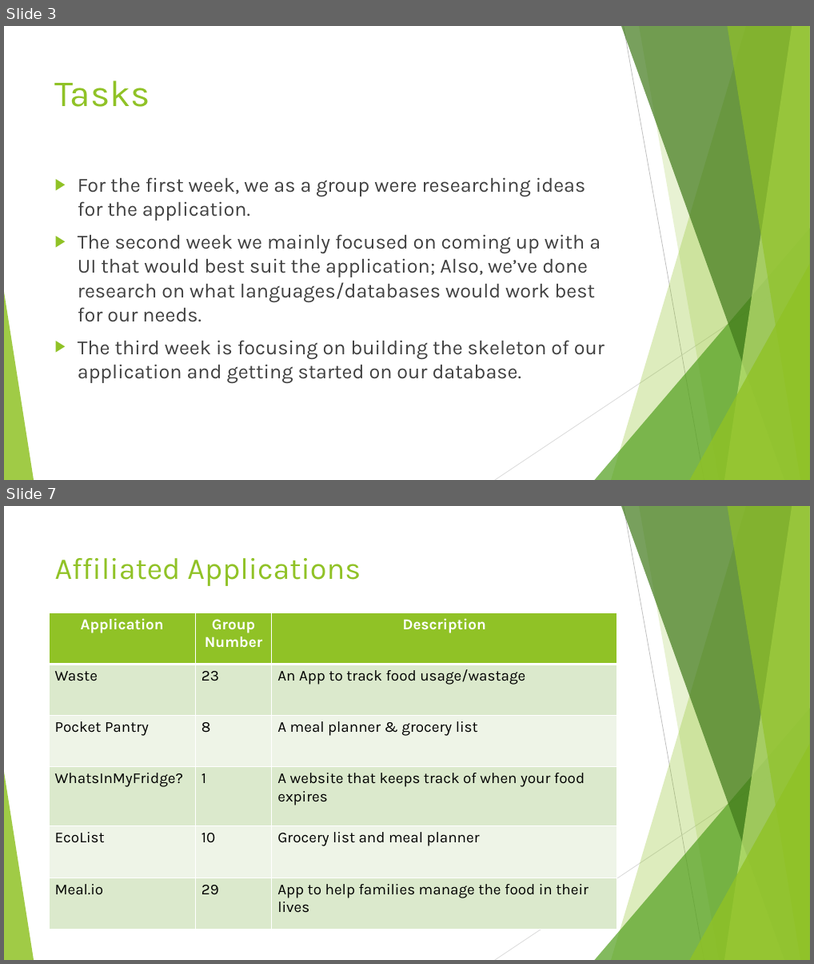
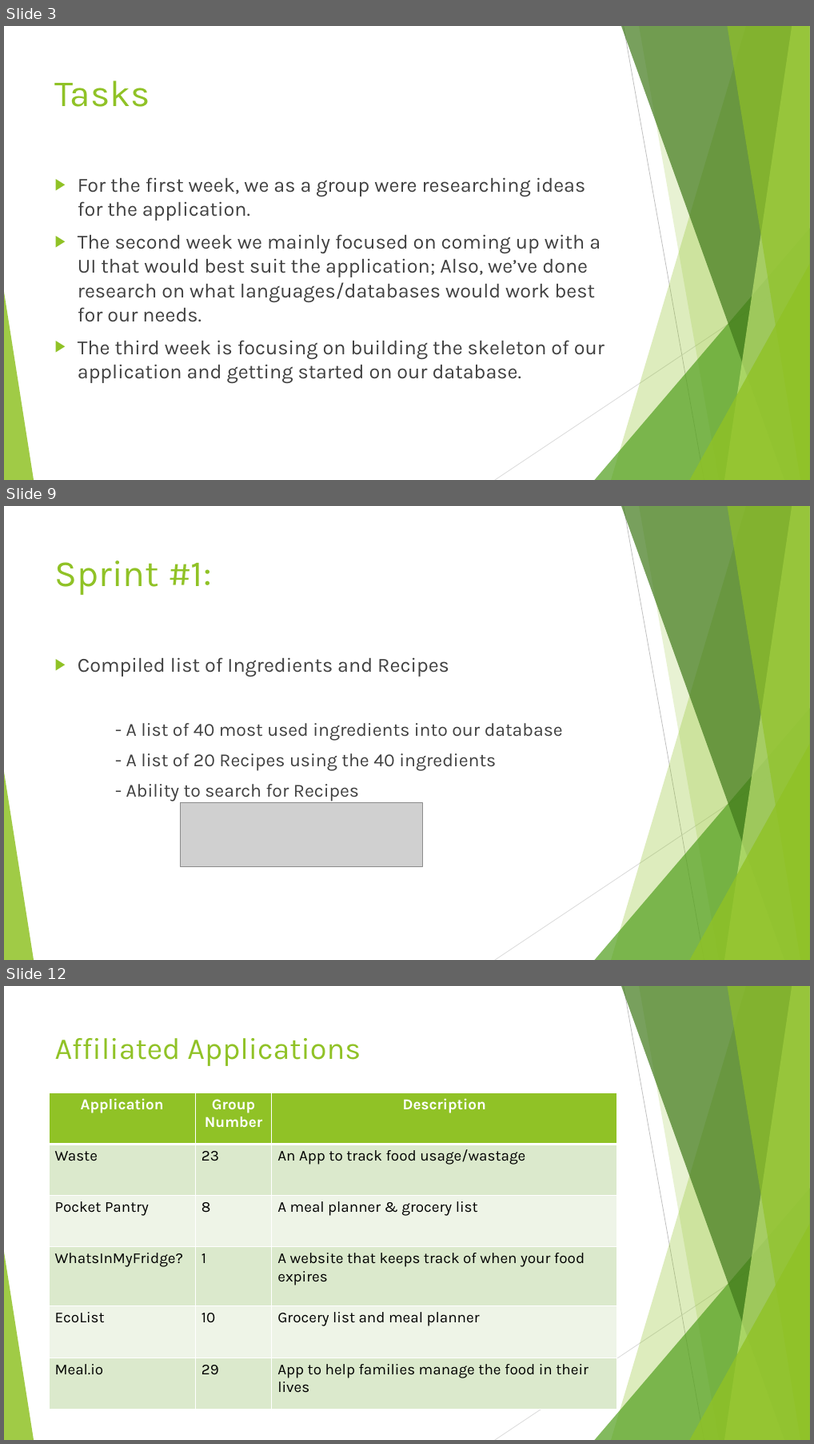
Before and after one commit to AustinBCIT/MVF, a slide deck: Monday May 8th Presentation.pptx. Shown one above the other, each under a label of ours: slides 3 and 7 before the commit, slides 3, 9 and 12 after it; the slides between them are not shown. The pictures are 814x964 and 814x1444 pixels, drawn with LibreOffice and Linux fonts; fonts in the diff are those of the drawing; grey boxes stand for pictures. Boxes give left, top, right and bottom in pixels: in the first picture for what was removed or moved away, otherwise in the second. Text is boxed around its words. In the diff, an @@ line names an element or a change of style, - is before the commit and + after.

```diff
--- a/Monday May 8th Presentation.pptx
+++ b/Monday May 8th Presentation.pptx
@@ slide 9 added at (4,506,810,960), background #FFFFFF; not listed: 10 template elements that a slide beside it also shows @@
@@ title added at (55,560,212,595), 44 pt, text #90C226 @@
+Sprint #1:
@@ text added at (78,657,563,801), 22 pt, text #404040 @@
+▶ Compiled list of Ingredients and Recipes
+  - A list of 40 most used ingredients into our database
+  - A list of 20 Recipes using the 40 ingredients
+  - Ability to search for Recipes
@@ picture added at (181,803,422,867) @@
@@ what was slide 7 is now slide 12 @@
```
Also in this commit, not shown: 4 slides changed, 4 other slides added.
